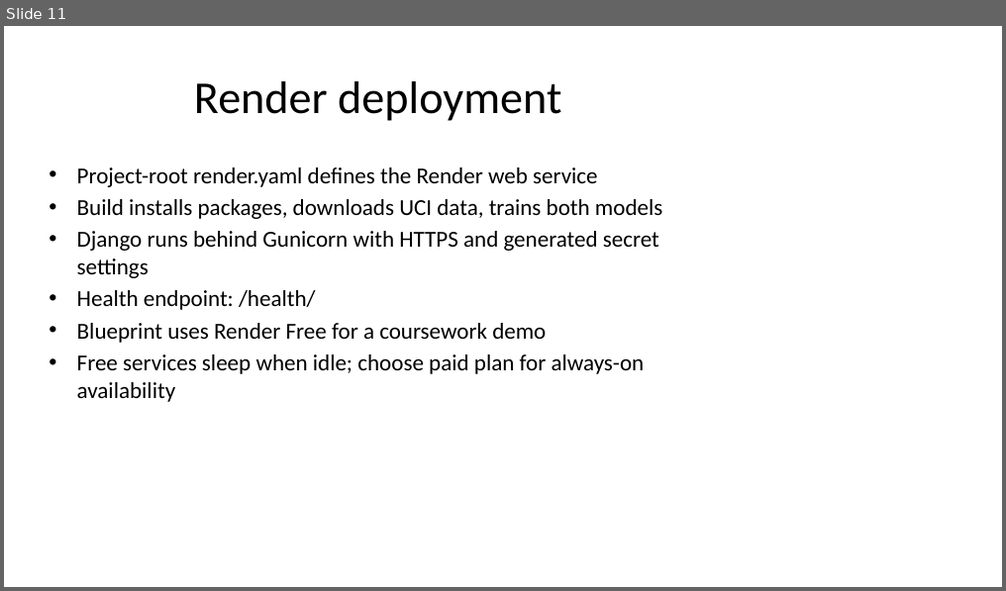
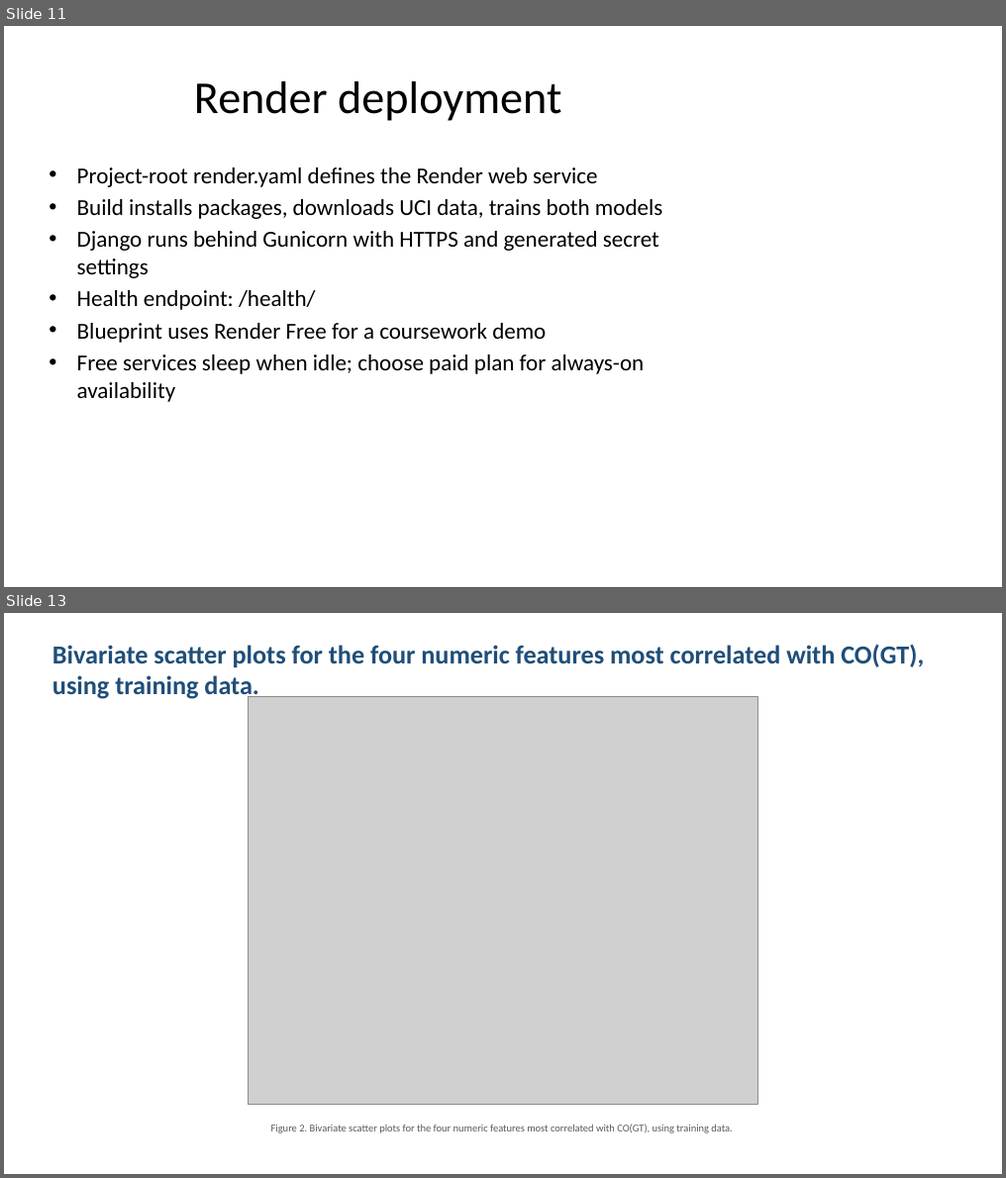
Before and after one commit to killshot-0/Online-shopping-purchase-prediction-and-Air-quality-estimation, a slide deck: outputs/ML_Process_Presentation.pptx. Shown one above the other, each under a label of ours: slide 11 before the commit, slides 11 and 13 after it; the slides between them are not shown. The pictures are 1006x591 and 1006x1178 pixels, drawn with LibreOffice and Linux fonts; fonts in the diff are those of the drawing; grey boxes stand for pictures. Boxes give left, top, right and bottom in pixels: in the first picture for what was removed or moved away, otherwise in the second. Text is boxed around its words. In the diff, an @@ line names an element or a change of style, - is before the commit and + after.

```diff
--- a/outputs/ML_Process_Presentation.pptx
+++ b/outputs/ML_Process_Presentation.pptx
@@ slide 13 added at (x1=4, y1=613, x2=1002, y2=1174), background #FFFFFF @@
@@ text added at (x1=53, y1=644, x2=924, y2=701), 25 pt, text #1F4E79, bold @@
+Bivariate scatter plots for the four numeric features most correlated with CO(GT), using training data.
@@ picture added at (x1=249, y1=697, x2=757, y2=1105) @@
@@ text added at (x1=271, y1=1124, x2=732, y2=1134), 10 pt, text #5A5A5A @@
+Figure 2. Bivariate scatter plots for the four numeric features most correlated with CO(GT), using training data.
```
Also in this commit, not shown: 2 slides changed, 7 other slides added, 10 other files.
